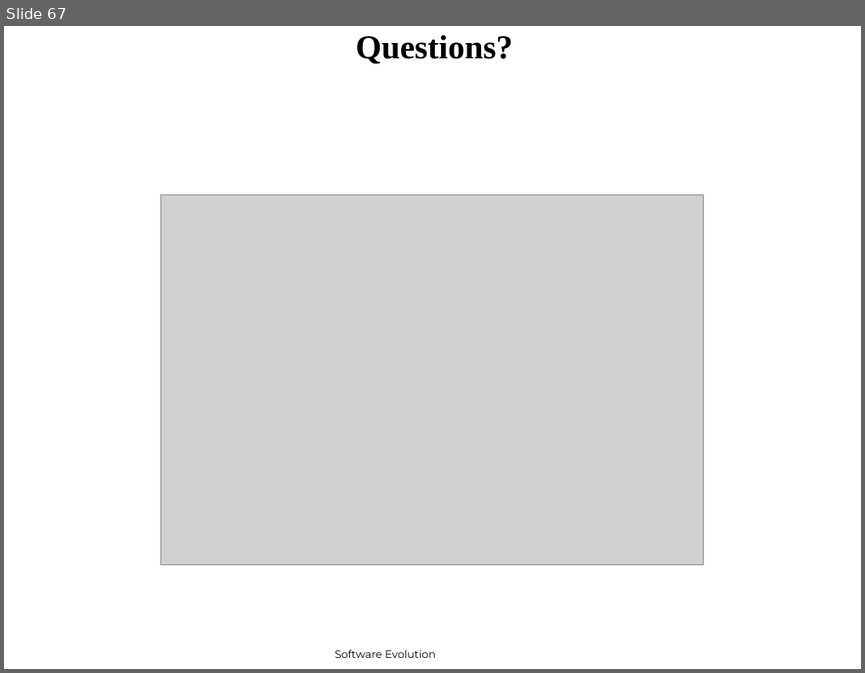
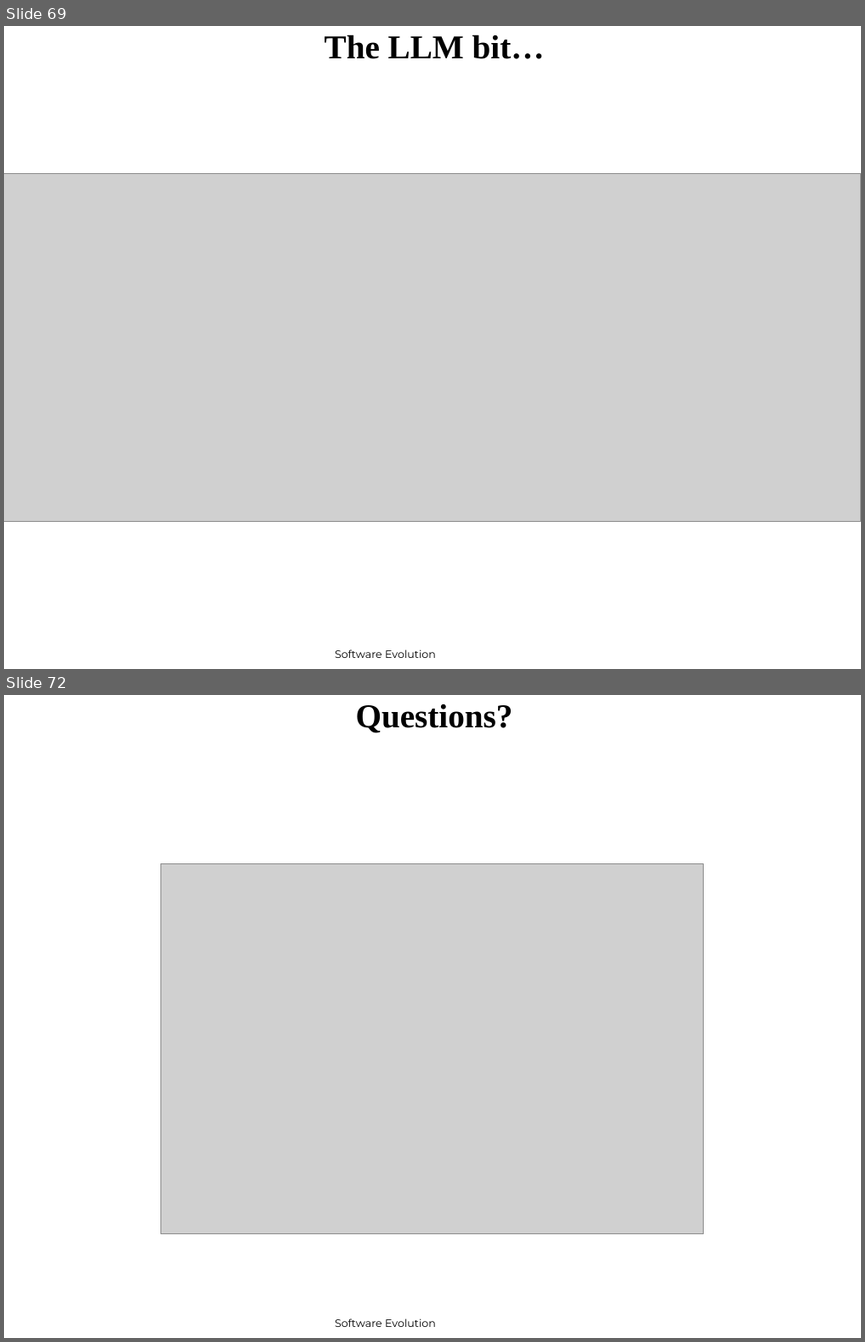
Before and after one commit to SannioEvolution/Material, a slide deck: 4 - Sw. Evolution Standards Explained.ppt. Shown one above the other, each under a label of ours: slide 67 before the commit, slides 69 and 72 after it; the slides between them are not shown. The pictures are 865x673 and 865x1342 pixels, drawn with LibreOffice and Linux fonts; fonts in the diff are those of the drawing; grey boxes stand for pictures. Boxes give left, top, right and bottom in pixels: in the first picture for what was removed or moved away, otherwise in the second. Text is boxed around its words. In the diff, an @@ line names an element or a change of style, - is before the commit and + after.

```diff
--- a/4 - Sw. Evolution Standards Explained.ppt
+++ b/4 - Sw. Evolution Standards Explained.ppt
@@ slide 69 added at <box>4,26,861,669</box>, background #FFFFFF; not listed: 2 template elements that a slide beside it also shows @@
@@ title added at <box>324,34,545,59</box>, 28 pt, text #000000, bold @@
+The LLM bit…
@@ picture added at <box>4,173,861,522</box> @@
@@ what was slide 67 is now slide 72 @@
```
Also in this commit, not shown: 2 slides changed, 4 other slides added, 23 other files.
